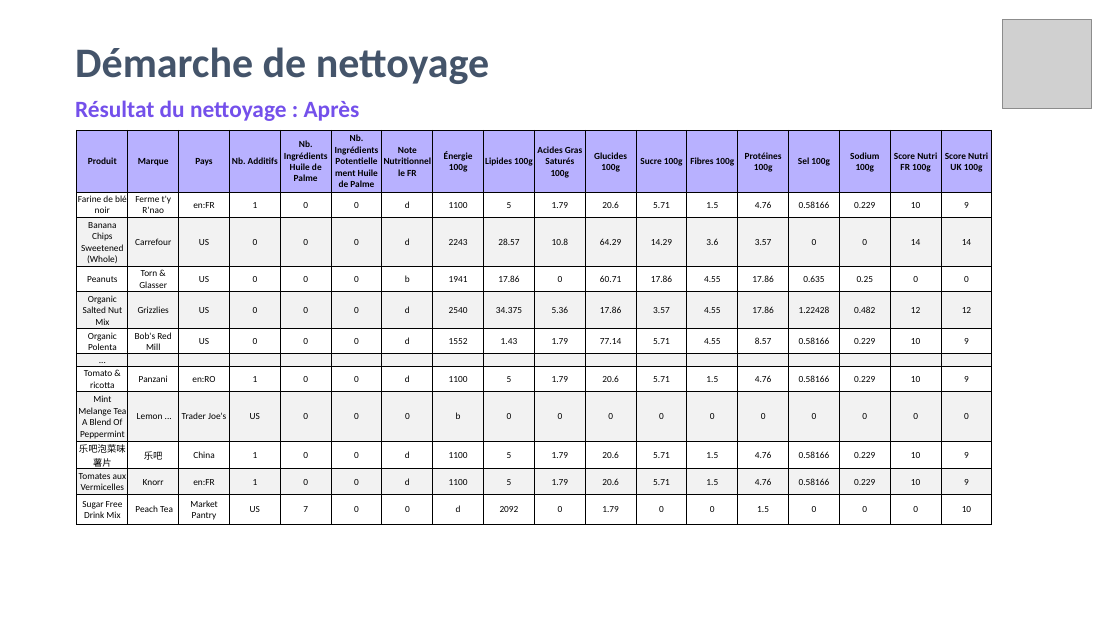
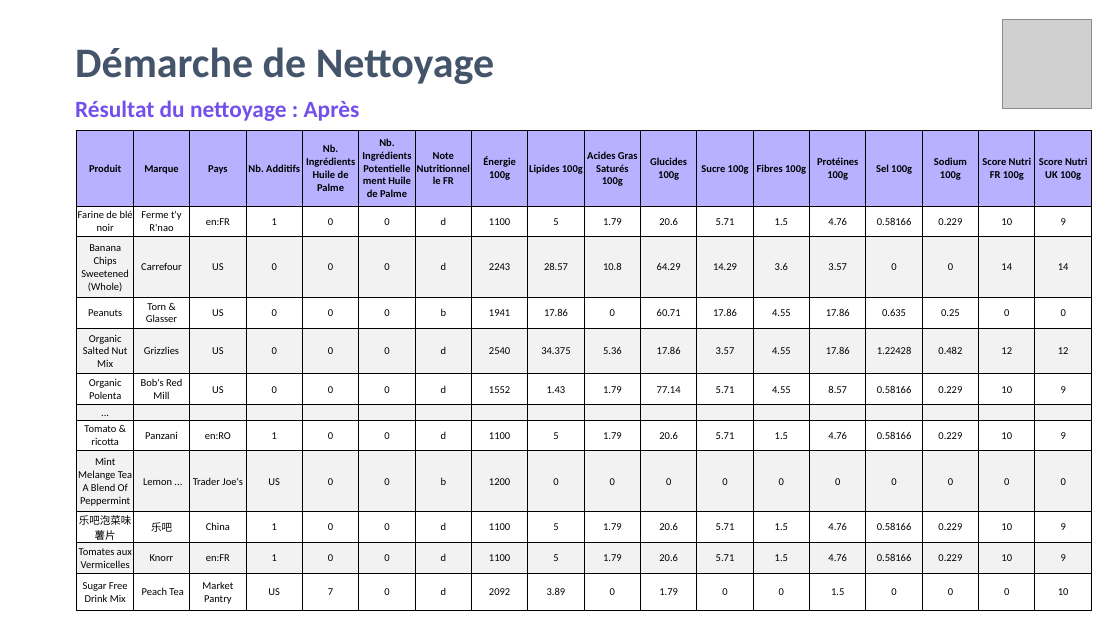
Before and after one commit to amaye15/OpenClassroom--Machine-Learning-Engineer, a slide deck: slide 11 of P2/P2.pptx. Drawn at 1120x630 pixels with LibreOffice and Linux fonts; fonts in the diff are those of the drawing; grey boxes stand for pictures. Boxes give left, top, right and bottom in pixels: in the first picture for what was removed or moved away, otherwise in the second. Text is boxed around its words. In the diff, an @@ line names an element or a change of style, - is before the commit and + after.

```diff
--- a/P2/P2.pptx
+++ b/P2/P2.pptx
@@ title at [75, 47, 494, 84]: text changed @@
-Démarche de nettoyage
+Démarche de Nettoyage
@@ table at [77, 130, 1091, 611] @@
-row 9, column 7: 0
+row 9, column 7: b
-row 9, column 8: b
+row 9, column 8: 1200
-row 12: Sugar Free Drink Mix | Peach Tea | Market Pantry | US | 7 | 0 | 0 | d | 2092 | 0 | 1.79 | 0 | 0 | 1.5 | 0 | 0 | 0 | 10
+row 12: Sugar Free Drink Mix | Peach Tea | Market Pantry | US | 7 | 0 | d | 2092 | 3.89 | 0 | 1.79 | 0 | 0 | 1.5 | 0 | 0 | 0 | 10
@@ size 8 to 9 pt @@
@@ table: place and size @@
-table at [77, 130, 1000, 524]
+table at [77, 130, 1091, 611]
```
Also in this commit, not shown: 19 other slides changed, 1 slide added, 1 slide removed, 2 other files.
